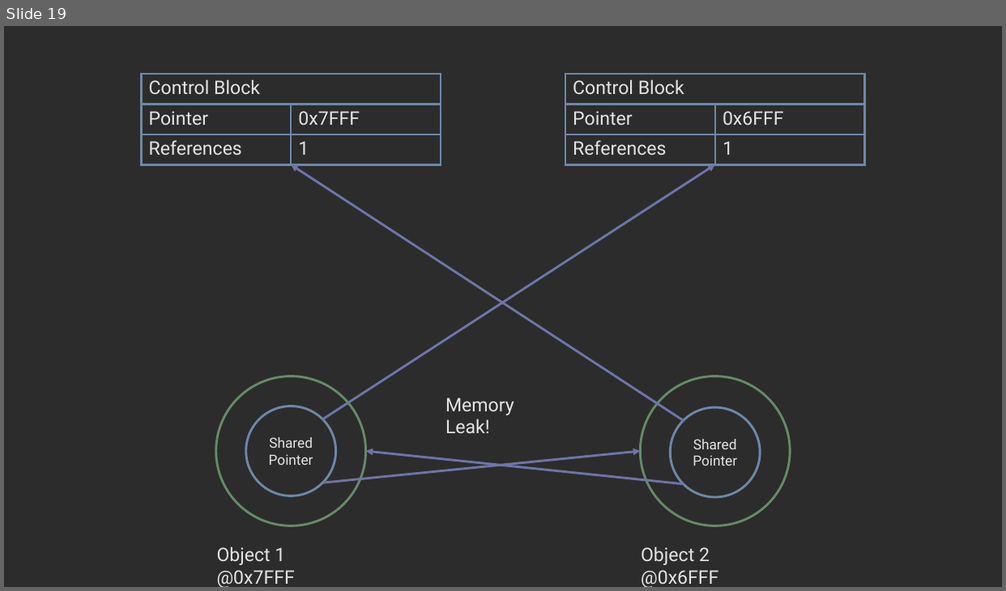
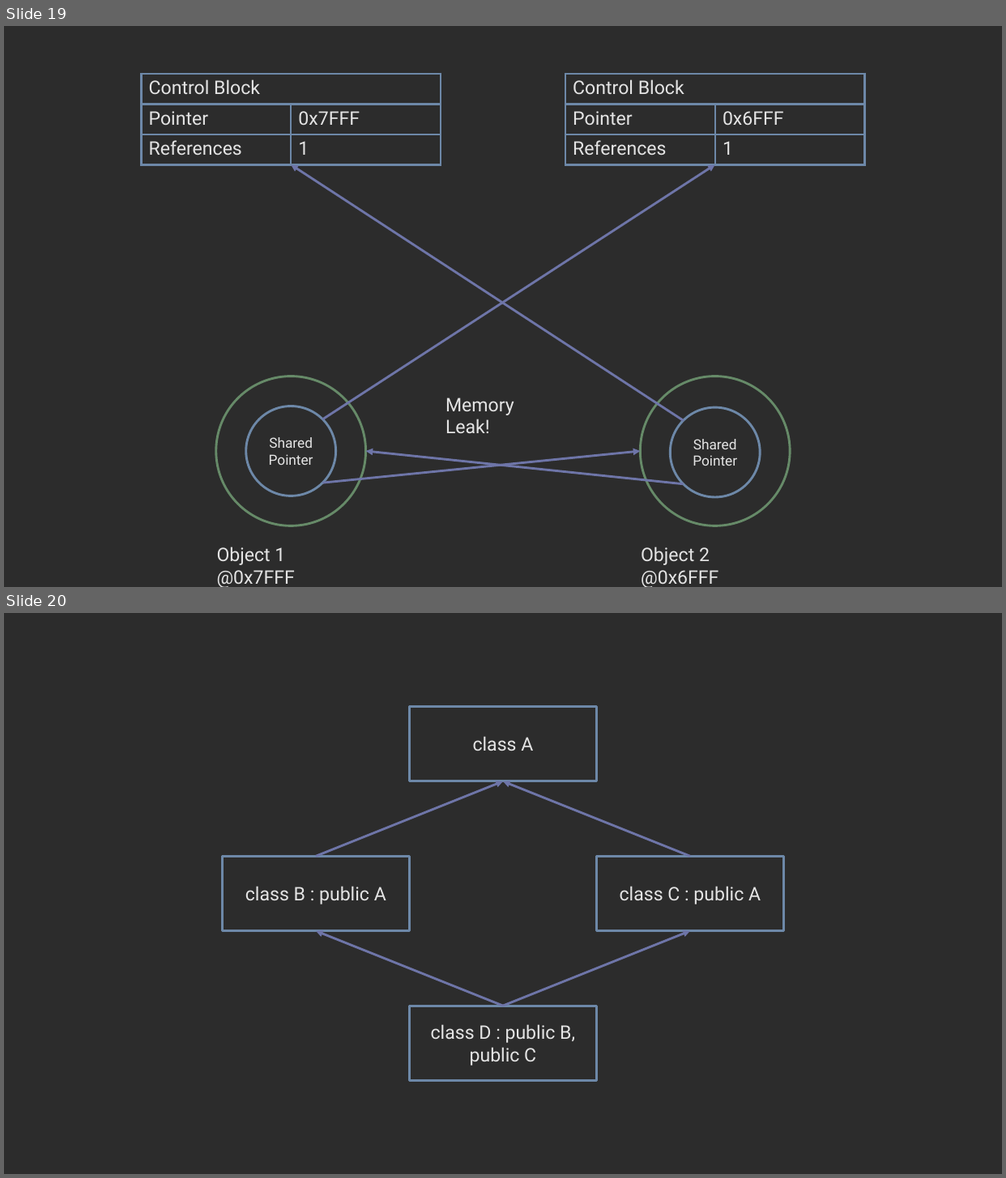
Before and after one commit to COP3530/edugator-content, a slide deck: cpp-review/memory/images-ppt.pptx. Shown one above the other, each under a label of ours: slide 19 before the commit, slides 19 and 20 after it. The pictures are 1006x591 and 1006x1178 pixels, drawn with LibreOffice and Linux fonts; fonts in the diff are those of the drawing. Boxes give left, top, right and bottom in pixels: in the first picture for what was removed or moved away, otherwise in the second. Text is boxed around its words. In the diff, an @@ line names an element or a change of style, - is before the commit and + after.

Commit message:
Add more sections on classes

```diff
--- a/cpp-review/memory/images-ppt.pptx
+++ b/cpp-review/memory/images-ppt.pptx
@@ slide 20 added at [4,613,1002,1174], background #2C2C2C @@
@@ rectangle added at [410,707,597,781], outline #6D88A8 2.25 pt, 18 pt, text #E4E4E4 @@
+class A
@@ arrow added from (316, 856) to (503, 781), #6E75A8 2.25 pt @@
@@ arrow added from (691, 856) to (503, 781), #6E75A8 2.25 pt @@
@@ rectangle added at [223,856,410,931], outline #6D88A8 2.25 pt, 18 pt, text #E4E4E4 @@
+class B : public A
@@ rectangle added at [597,856,784,931], outline #6D88A8 2.25 pt, 18 pt, text #E4E4E4 @@
+class C : public A
@@ arrow added from (503, 1006) to (316, 931), #6E75A8 2.25 pt @@
@@ arrow added from (503, 1006) to (691, 931), #6E75A8 2.25 pt @@
@@ rectangle added at [410,1006,597,1081], outline #6D88A8 2.25 pt, 18 pt, text #E4E4E4 @@
+class D : public B, public C
```
Also in this commit, not shown: 3 other files.
